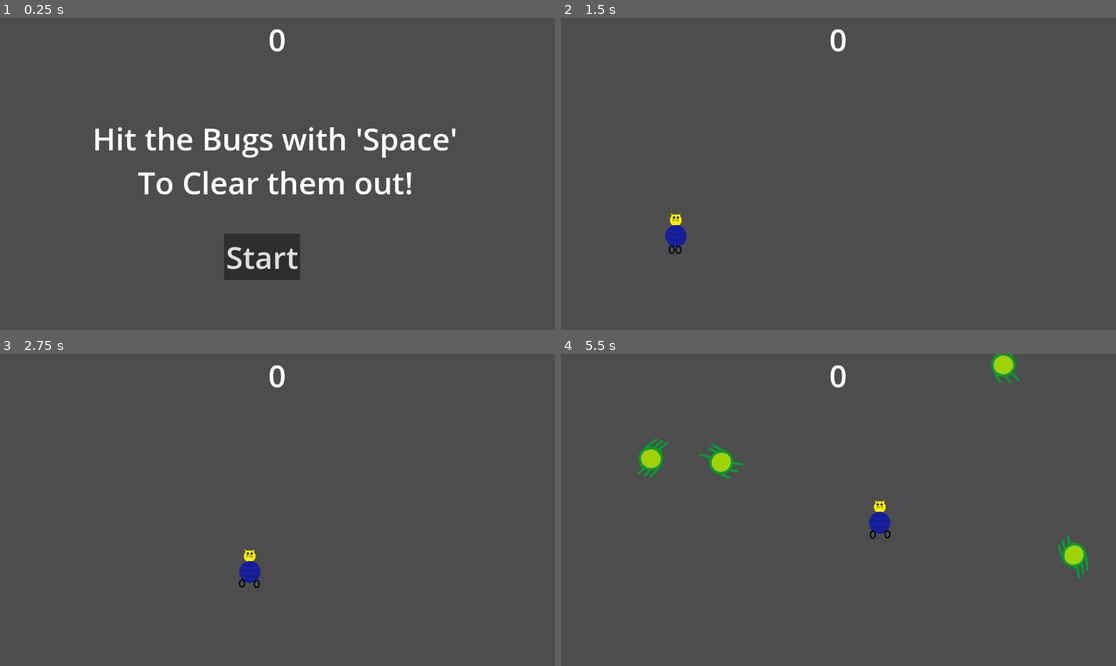
Above: before the commit, frames 1-4 (two rows, left to right).
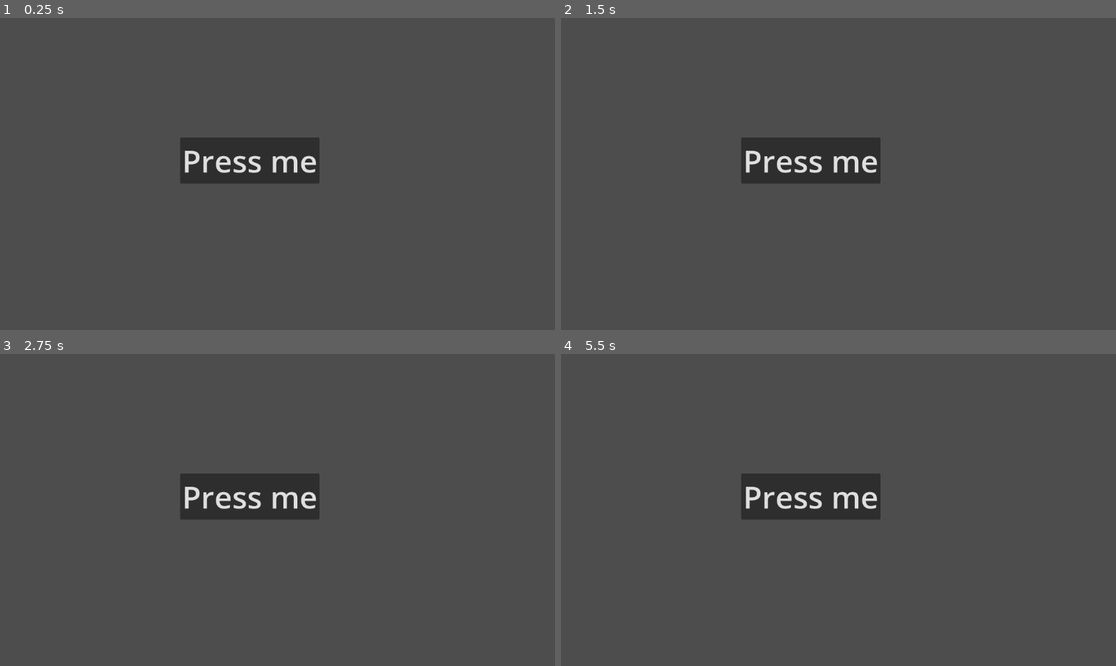
Above: after the commit, the same moments.

Repository: Josh40AU/SpaceCatParty
Game: Godot game, scene res://game_selection.tscn
The game is run twice, just before and just after one commit, with the same random seed, the same clock (stepped at 60 frames per second) and the same inputs. Before the commit the project starts from res://bug_squasher.tscn.
Inputs (mouse positions are in pixels of both pictures, inside the frame that each line leads up to):
- Up to frame 1 (0.25 s): no input
- Up to frame 2 (1.5 s): click (810, 161) at 0.5 s, where only the run after the commit has a clickable "Press me"; click (838, 273) at 1.25 s, where only the run after the commit has a clickable "End Game"
- Up to frame 3 (2.75 s): tap Enter at 2 s; hold D (move_right) from 2.03 s (still down); tap Space (player_action) at 2.1 s
- Up to frame 4 (5.5 s): release D (move_right) at 2.78 s; hold S (move_down) 2.78-3.53 s; tap Space (player_action) every 0.75 s from 2.85 to 5.1 s; hold D (move_right) 3.53-4.28 s; hold W (move_up) 4.28-5.03 s; hold A (move_left) from 5.03 s (still down)

The runs differ from the first frame. In frame 1, 7.9% of the frame differs, in the area x 17-83%, y 3-84%; in frame 2, 4.0%; in frame 3, 4.0%; in frame 4, 5.4%.

Commit message:
can select and deselect a level!

Diff:
--- a/HUD.gd
+++ b/HUD.gd
@@ -1,6 +1,7 @@
 extends CanvasLayer
 
 signal start_game
+signal end_game
 
 func show_message(text):
 	$Message.text = text
@@ -39,3 +40,7 @@
 	$StartButton.hide()
 	start_game.emit()
 	$Message.hide()
+
+
+func _on_end_button_pressed():
+	end_game.emit()
--- a/bug_squasher.gd
+++ b/bug_squasher.gd
@@ -1,4 +1,5 @@
 extends Node
+signal game_complete
 
 @export var mob_scene: PackedScene
 var score
@@ -68,3 +69,7 @@
 
 func _on_hud_start_game():
 	new_game()
+
+
+func _on_hud_end_game():
+	game_complete.emit()
--- a/bug_squasher.tscn
+++ b/bug_squasher.tscn
@@ -49,4 +49,5 @@
 [connection signal="timeout" from="BugTimer" to="." method="_on_bug_timer_timeout"]
 [connection signal="timeout" from="StartTimer" to="." method="_on_start_timer_timeout"]
 [connection signal="timeout" from="EndTimer" to="." method="_on_end_timer_timeout"]
+[connection signal="end_game" from="HUD" to="." method="_on_hud_end_game"]
 [connection signal="start_game" from="HUD" to="." method="_on_hud_start_game"]
--- /dev/null
+++ b/game_selection.gd
@@ -0,0 +1,30 @@
+extends Node
+@export var bug_squasher_scene: PackedScene
+
+var currentGame
+
+
+# Called when the node enters the scene tree for the first time.
+func _ready():
+	pass # Replace with function body.
+
+
+# Called every frame. 'delta' is the elapsed time since the previous frame.
+func _process(delta):
+	pass
+
+func game_complete():
+	# I think if you don't disconnect here, you'll get a memory leak
+	# that at least is what I was seeing until I put this in
+	currentGame.game_complete.disconnect(game_complete)
+	remove_child(currentGame)
+	$bug_squash_start.show()
+
+func _on_button_pressed():
+	var bug_squash = bug_squasher_scene.instantiate()
+	currentGame = bug_squash
+	add_child(bug_squash)
+	$bug_squash_start.hide()
+	var signals = bug_squash.get_signal_list()
+	#TODO, see if some kind of interface exists for this
+	bug_squash.game_complete.connect(game_complete)
--- /dev/null
+++ b/game_selection.tscn
@@ -0,0 +1,18 @@
+[gd_scene load_steps=3 format=3 uid="uid://l653tjpjf8fq"]
+
+[ext_resource type="Script" path="res://game_selection.gd" id="1_he5jr"]
+[ext_resource type="PackedScene" uid="uid://dx41odpxhv77s" path="res://bug_squasher.tscn" id="2_xipxd"]
+
+[node name="game_selection" type="Node"]
+script = ExtResource("1_he5jr")
+bug_squasher_scene = ExtResource("2_xipxd")
+
+[node name="bug_squash_start" type="Button" parent="."]
+offset_left = 374.0
+offset_top = 248.0
+offset_right = 663.0
+offset_bottom = 344.0
+theme_override_font_sizes/font_size = 64
+text = "Press me"
+
+[connection signal="pressed" from="bug_squash_start" to="." method="_on_button_pressed"]
--- a/hud.tscn
+++ b/hud.tscn
@@ -18,10 +18,10 @@
 horizontal_alignment = 1
 
 [node name="Message" type="Label" parent="."]
-offset_left = 191.0
-offset_top = 205.0
-offset_right = 952.0
-offset_bottom = 387.0
+offset_left = 208.0
+offset_top = 125.0
+offset_right = 969.0
+offset_bottom = 307.0
 theme_override_font_sizes/font_size = 64
 text = "Hit the Bugs with 'Space'
 To Clear them out!"
@@ -29,10 +29,10 @@
 vertical_alignment = 1
 
 [node name="StartButton" type="Button" parent="."]
-offset_left = 465.0
-offset_top = 448.0
-offset_right = 623.0
-offset_bottom = 544.0
+offset_left = 493.0
+offset_top = 345.0
+offset_right = 651.0
+offset_bottom = 441.0
 theme_override_font_sizes/font_size = 64
 text = "Start"
 
@@ -40,5 +40,14 @@
 wait_time = 2.0
 one_shot = true
 
+[node name="EndButton" type="Button" parent="."]
+offset_left = 420.0
+offset_top = 484.0
+offset_right = 743.0
+offset_bottom = 580.0
+theme_override_font_sizes/font_size = 64
+text = "End Game"
+
 [connection signal="pressed" from="StartButton" to="." method="_on_start_button_pressed"]
 [connection signal="timeout" from="MessageTimer" to="." method="_on_message_timer_timeout"]
+[connection signal="pressed" from="EndButton" to="." method="_on_end_button_pressed"]
--- a/project.godot
+++ b/project.godot
@@ -11,7 +11,7 @@
 [application]
 
 config/name="SpaceCatParty"
-run/main_scene="res://bug_squasher.tscn"
+run/main_scene="res://game_selection.tscn"
 config/features=PackedStringArray("4.1", "Mobile")
 config/icon="res://icon.svg"
 
